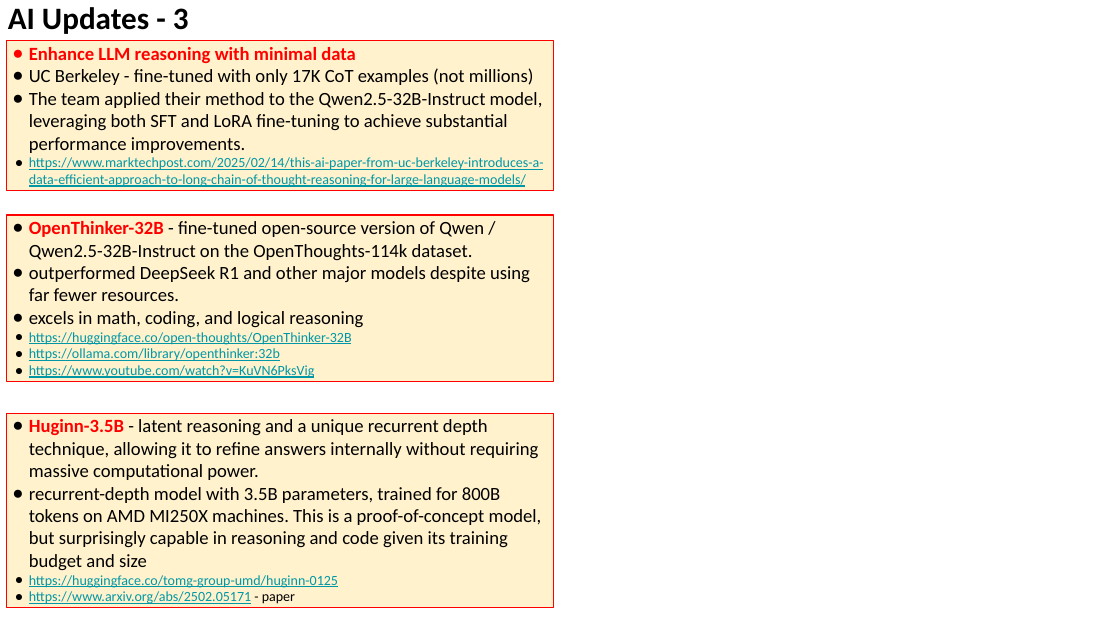
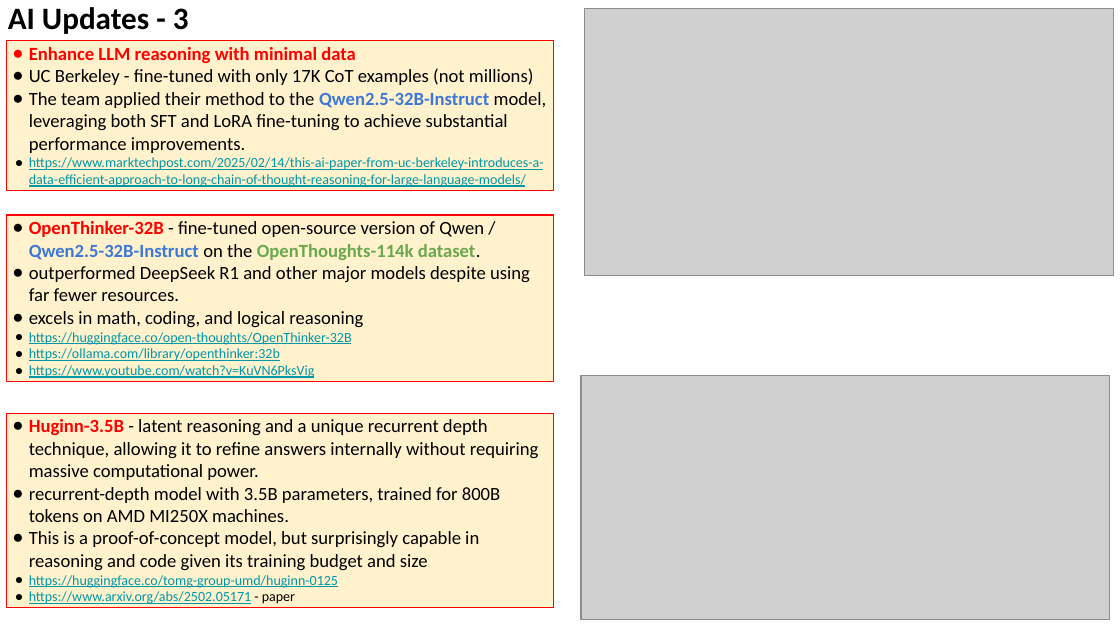
Before and after one commit to lselector/seminar, a slide deck: slide 7 of 2025/2025-02-21-AI-Updates.pptx. Drawn at 1120x630 pixels with LibreOffice and Linux fonts; fonts in the diff are those of the drawing; grey boxes stand for pictures. Boxes give left, top, right and bottom in pixels: in the first picture for what was removed or moved away, otherwise in the second. Text is boxed around its words. In the diff, an @@ line names an element or a change of style, - is before the commit and + after.

```diff
--- a/2025/2025-02-21-AI-Updates.pptx
+++ b/2025/2025-02-21-AI-Updates.pptx
@@ picture added at box(585, 9, 1113, 277) @@
@@ text in rectangle at box(29, 92, 547, 153): text colour #000000 to #3C78D8, bold on in "Qwen2.5-32B-Instruct" @@
@@ text in rectangle at box(29, 221, 484, 260): text colour #000000 to #3C78D8 in "Qwen2.5-32B-Instruct"; text colour #000000 to #6AA84F in "OpenThoughts-114k dataset."; bold on in "Qwen2.5-32B-Instruct OpenThoughts-114k dataset." @@
@@ picture added at box(581, 375, 1110, 619) @@
@@ text in rectangle at box(29, 487, 500, 571): text changed @@
-● recurrent-depth model with 3.5B parameters, trained for 800B tokens on AMD MI250X machines. This is a proof-of-concept model, but surprisingly capable in reasoning and code given its training budget and size
+● recurrent-depth model with 3.5B parameters, trained for 800B tokens on AMD MI250X machines.
+● This is a proof-of-concept model, but surprisingly capable in reasoning and code given its training budget and size
```
Also in this commit, not shown: 7 other slides changed.
